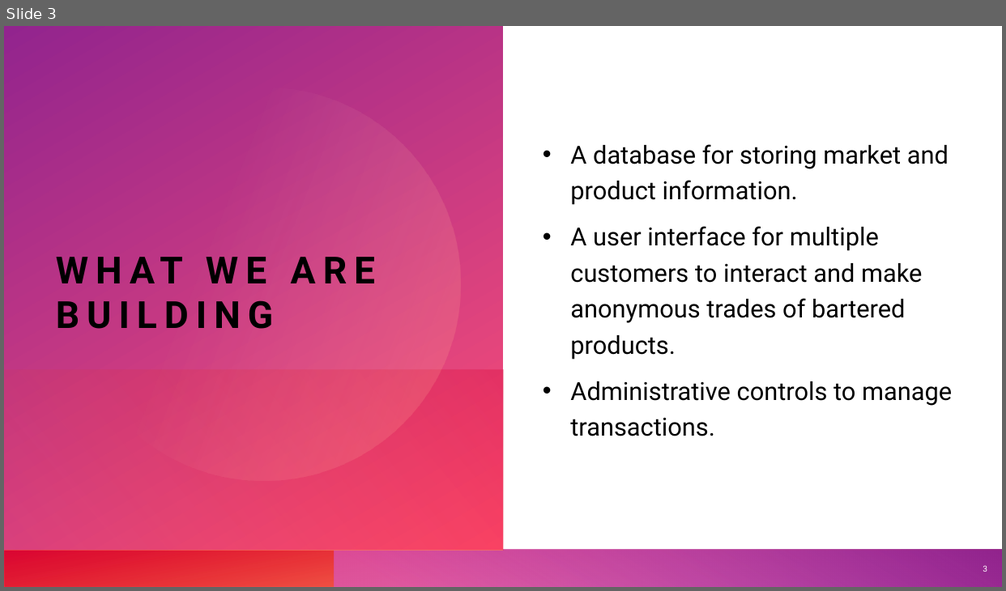
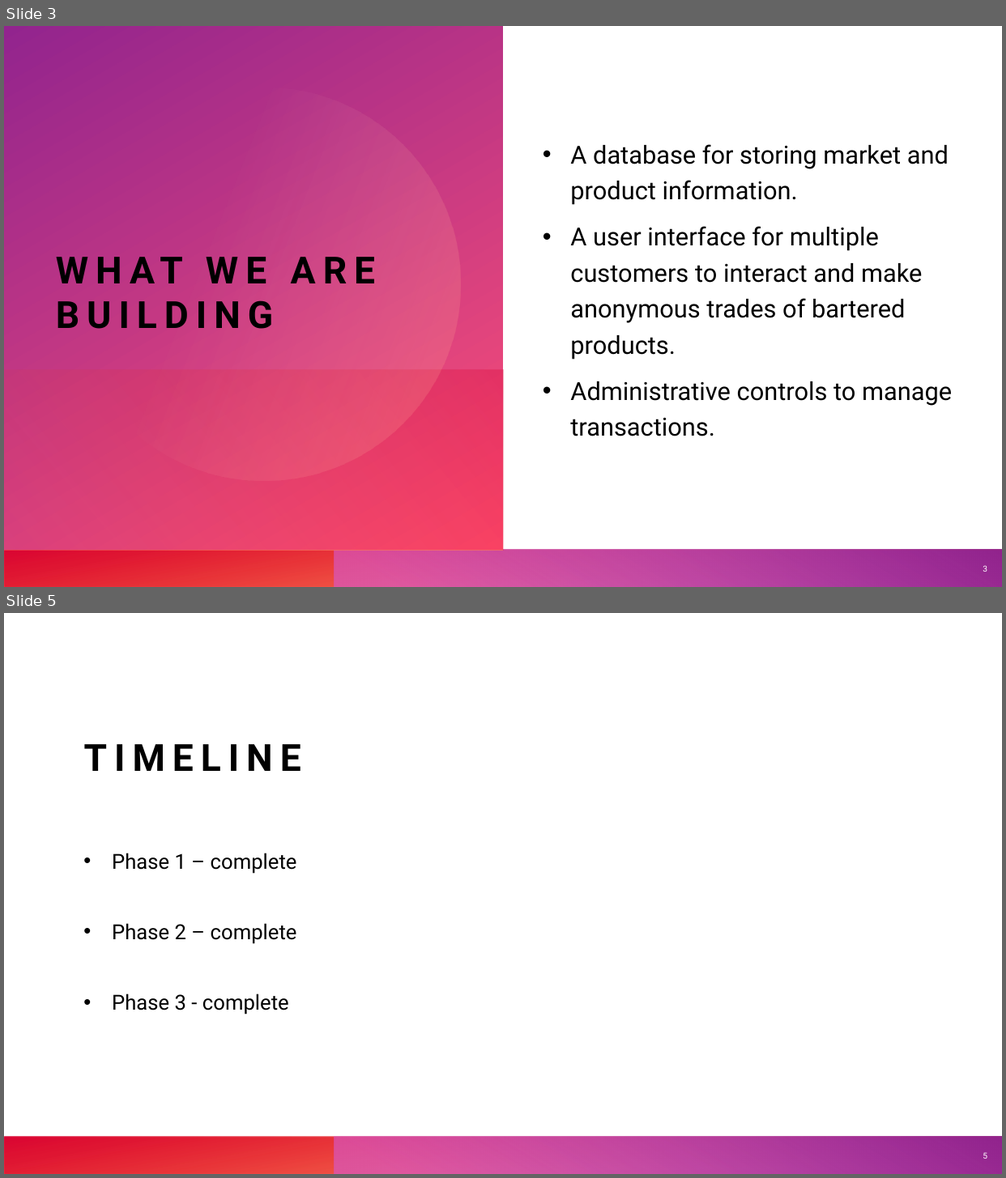
Before and after one commit to cart7982/CaravanSeraiCS360, a slide deck: CaravanSeraiCS360/Presentations/Caravanserai.pptx. Shown one above the other, each under a label of ours: slide 3 before the commit, slides 3 and 5 after it; the slides between them are not shown. The pictures are 1006x591 and 1006x1178 pixels, drawn with LibreOffice and Linux fonts; fonts in the diff are those of the drawing. Boxes give left, top, right and bottom in pixels: in the first picture for what was removed or moved away, otherwise in the second. Text is boxed around its words. In the diff, an @@ line names an element or a change of style, - is before the commit and + after.

```diff
--- a/CaravanSeraiCS360/Presentations/Caravanserai.pptx
+++ b/CaravanSeraiCS360/Presentations/Caravanserai.pptx
@@ slide 5 added at <box>4,613,1002,1174</box>, background #FFFFFF; not listed: 4 template elements that a slide beside it also shows @@
@@ title added at <box>84,744,301,771</box>, 36 pt, text #000000, bold @@
+TIMELINE
@@ text added at <box>112,853,297,1015</box>, 20 pt, text #000000 @@
+• Phase 1 – complete
+• Phase 2 – complete
+• Phase 3 - complete
@@ page number added at <box>982,1152,987,1159</box>, 8 pt, text #FFFFFF @@
+5
```
Also in this commit, not shown: 3 slides changed, 1 other slide added, 2 slides removed, 21 other files.
